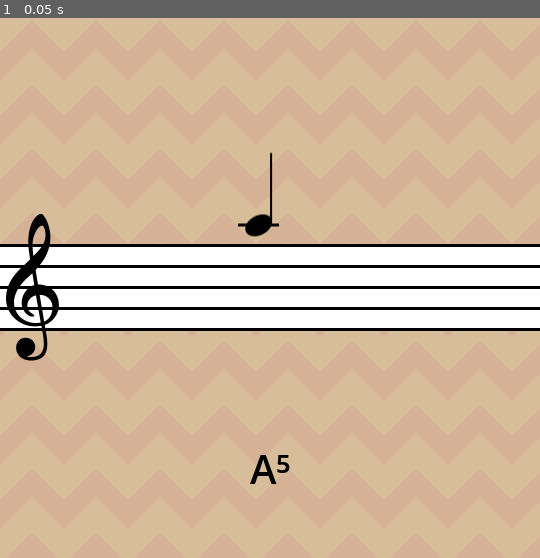
Above: before the commit, frame 1.
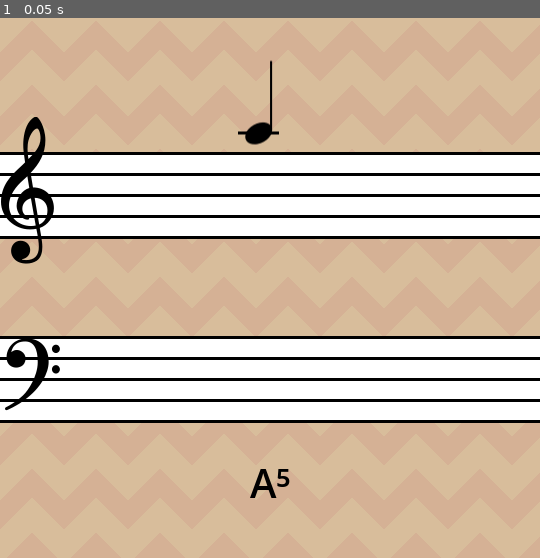
Above: after the commit, the same moment.

Repository: ChargeIn/PianoLearner
Game: Godot game, scene res://scenes/type_game/type_game.tscn
The game is run twice, just before and just after one commit, with the same random seed, the same clock (stepped at 60 frames per second) and the same inputs. This scene is started directly instead of the project's main scene.
Inputs:
- Up to frame 1 (0.05 s): no input

The runs differ from the first frame. In frame 1, 49% of the frame differs, in the area x 0-100%, y 7-89%.

Commit message:
Added second note line

Diff:
--- a/godot/scenes/type_game/type_game.gd
+++ b/godot/scenes/type_game/type_game.gd
@@ -1,7 +1,10 @@
 extends Control
 
 @onready var note_scene = preload("res://scenes/type_game/note/note.tscn")
-@onready var note_spawn = %NoteSpawn
+@onready var violin_note_spawn = %ViolinNoteSpawn
+@onready var bass_note_spawn = %BassNoteSpawn
+@onready var violin_line: Control = %ViolinLine
+@onready var bass_line: Control = %BassLine
 @onready var note_name_label: Label = %NoteName
 
 enum GameMode {
@@ -10,6 +13,7 @@
 }
 
 const LOWEST_VIOLIN_NOTE = 57
+const LOWEST_BASS_NOTE = 25;
 
 var spawn_range = 24
 var last_spwaned_note = -1
@@ -23,14 +27,14 @@
 
 func _spawn_note() -> void:
 	for n in spawned_notes:
-		remove_child(n)
+		violin_line.remove_child(n)
 
 	spawned_notes.clear()
 
 	var new_note = note_scene.instantiate()
 	new_note.init(generate_note())
-	new_note.move(note_spawn.position.x - size.x / 2, note_spawn.position.y)
-	call_deferred("add_child", new_note)
+	new_note.move(size.x /2, violin_note_spawn.position.y)
+	violin_line.add_child(new_note)
 	spawned_notes.push_back(new_note)
 
 	note_name_label.text = note_names[new_note.noteType]
@@ -60,8 +64,6 @@
 func is_black_note(note: int) -> bool:
 	var base = note % 12
 	return base == 1 || base == 3 || base == 6 || base == 8 || base == 10
-
-
 
 
 
--- a/godot/scenes/type_game/type_game.tscn
+++ b/godot/scenes/type_game/type_game.tscn
@@ -1,9 +1,10 @@
-[gd_scene load_steps=5 format=3 uid="uid://bw2domouw7xbr"]
+[gd_scene load_steps=6 format=3 uid="uid://bw2domouw7xbr"]
 
 [ext_resource type="Texture2D" uid="uid://dxngy6k2ptp5f" path="res://assets/Brown.png" id="1_cl2th"]
 [ext_resource type="Script" uid="uid://b3m7ht8rg2q4v" path="res://scenes/type_game/type_game.gd" id="1_djsc0"]
 [ext_resource type="Texture2D" uid="uid://6tmxsqdw51i" path="res://assets/originals/lines.png" id="3_tiefp"]
 [ext_resource type="Texture2D" uid="uid://2il72r76xvch" path="res://assets/originals/violin-key.png" id="4_tiefp"]
+[ext_resource type="Texture2D" uid="uid://b5we7kxt2kujl" path="res://assets/originals/bass-key.png" id="4_yoc40"]
 
 [node name="TypeGame" type="Control"]
 layout_mode = 3
@@ -24,25 +25,54 @@
 texture = ExtResource("1_cl2th")
 stretch_mode = 1
 
-[node name="NoteLines" type="TextureRect" parent="."]
+[node name="NoteName" type="Label" parent="."]
 unique_name_in_owner = true
+layout_mode = 1
+anchors_preset = 7
+anchor_left = 0.5
+anchor_top = 1.0
+anchor_right = 0.5
+anchor_bottom = 1.0
+offset_left = -20.0
+offset_top = -103.0
+offset_right = 20.0
+offset_bottom = -48.0
+grow_horizontal = 2
+grow_vertical = 0
+theme_override_colors/font_color = Color(0, 0, 0, 1)
+theme_override_font_sizes/font_size = 40
+
+[node name="VBoxContainer" type="VBoxContainer" parent="."]
 layout_mode = 1
 anchors_preset = 14
 anchor_top = 0.5
 anchor_right = 1.0
 anchor_bottom = 0.5
-offset_top = -33.5
-offset_bottom = 33.5
+offset_top = -106.0
+offset_bottom = 106.0
+grow_horizontal = 2
+grow_vertical = 2
+theme_override_constants/separation = 80
+
+[node name="ViolinLine" type="Control" parent="VBoxContainer"]
+unique_name_in_owner = true
+custom_minimum_size = Vector2(0, 104)
+layout_mode = 2
+
+[node name="NoteLines" type="TextureRect" parent="VBoxContainer/ViolinLine"]
+layout_mode = 1
+anchors_preset = 14
+anchor_top = 0.5
+anchor_right = 1.0
+anchor_bottom = 0.5
+offset_top = -54.0
+offset_bottom = 54.0
 grow_horizontal = 2
 grow_vertical = 2
 texture = ExtResource("3_tiefp")
 stretch_mode = 1
 
-[node name="ViolinKey" type="Sprite2D" parent="."]
-position = Vector2(33, 271)
-texture = ExtResource("4_tiefp")
-
-[node name="NoteSpawn" type="Control" parent="."]
+[node name="ViolinNoteSpawn" type="Control" parent="VBoxContainer/ViolinLine"]
 unique_name_in_owner = true
 layout_mode = 1
 anchors_preset = 6
@@ -53,19 +83,39 @@
 grow_horizontal = 0
 grow_vertical = 2
 
-[node name="NoteName" type="Label" parent="."]
+[node name="ViolinKey" type="Sprite2D" parent="VBoxContainer/ViolinLine"]
+position = Vector2(28, 48)
+texture = ExtResource("4_tiefp")
+
+[node name="BassLine" type="Control" parent="VBoxContainer"]
+unique_name_in_owner = true
+custom_minimum_size = Vector2(0, 104)
+layout_mode = 2
+
+[node name="NoteLines" type="TextureRect" parent="VBoxContainer/BassLine"]
+layout_mode = 1
+anchors_preset = 14
+anchor_top = 0.5
+anchor_right = 1.0
+anchor_bottom = 0.5
+offset_top = -54.0
+offset_bottom = 54.0
+grow_horizontal = 2
+grow_vertical = 2
+texture = ExtResource("3_tiefp")
+stretch_mode = 1
+
+[node name="BassNoteSpawn" type="Control" parent="VBoxContainer/BassLine"]
 unique_name_in_owner = true
 layout_mode = 1
-anchors_preset = 7
-anchor_left = 0.5
-anchor_top = 1.0
-anchor_right = 0.5
-anchor_bottom = 1.0
-offset_left = -20.0
-offset_top = -115.0
-offset_right = 20.0
-offset_bottom = -62.0
-grow_horizontal = 2
-grow_vertical = 0
-theme_override_colors/font_color = Color(0, 0, 0, 1)
-theme_override_font_sizes/font_size = 40
+anchors_preset = 6
+anchor_left = 1.0
+anchor_top = 0.5
+anchor_right = 1.0
+anchor_bottom = 0.5
+grow_horizontal = 0
+grow_vertical = 2
+
+[node name="BassKey" type="Sprite2D" parent="VBoxContainer/BassLine"]
+position = Vector2(31, 38)
+texture = ExtResource("4_yoc40")
Renamed: godot/assets/originals/base-key.png -> godot/assets/originals/bass-key.png
Not shown, changed: godot/assets/originals/bass-key.png.import
